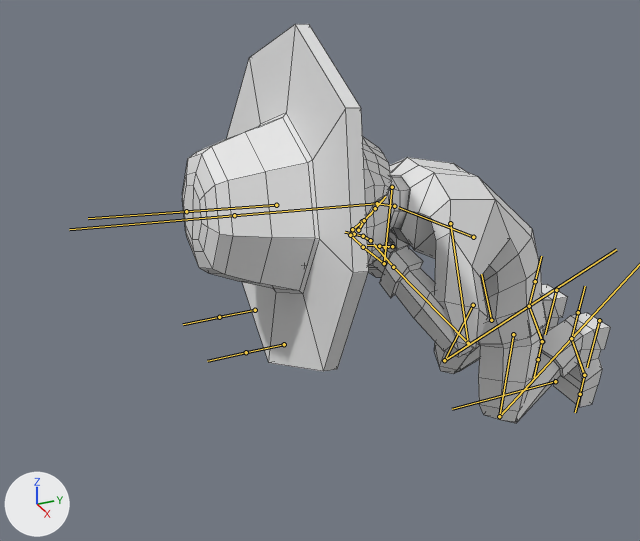
The FBX model OutofLight/Assets/Graphics/PlayerCharacter/Dave.fbx as it was, and as the next commit left it.
One viewpoint serves both versions: a 50 mm lens placed at (1.628, -1.437, 1.274), pointed at (-0.026, -0.693, 0.447). Arrows for +X, +Y and +Z are at lower left; the lights stay in place. Both versions are drawn at frame 70 of the action 'Armature|Death1'; the numbers are the values there. The bones that bend it are drawn over the model as lines. Mesh edges are drawn as thin lines.

In view in the first picture: 'Character'.
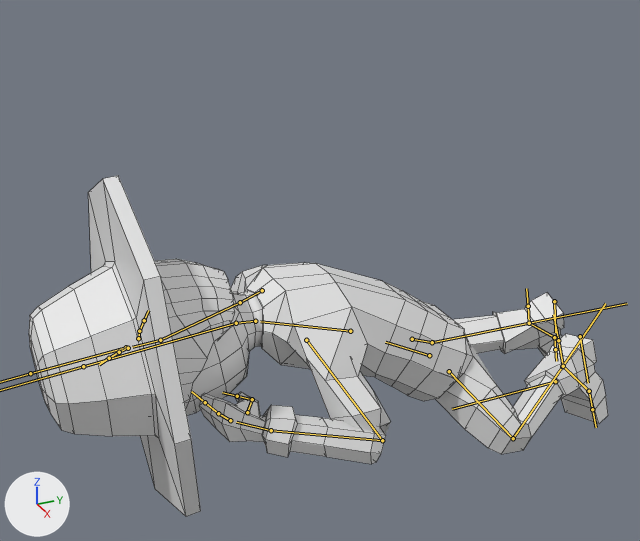
Location of each change, [x1, y1, x2, y2] in pixels of the pictures (640 x 541 px):
'Character', posed (35% wider, 15% shorter): before [182, 24, 611, 423]; after [29, 176, 608, 517]
bone 'Hat', root to tip: before (276, 205) to (186, 211); after (126, 347) to (30, 373)
bone 'Torso', root to tip: before (491, 320) to (481, 274); after (429, 355) to (385, 342)
bone 'Chest', root to tip: before (473, 237) to (398, 207); after (350, 331) to (260, 321)
bone 'Upper Arm.L', root to tip: before (450, 223) to (468, 343); after (306, 340) to (382, 440)
bone 'Lower Arm.L', root to tip: before (468, 343) to (393, 267); after (382, 440) to (271, 430)
bone 'Upper Arm.R', root to tip: before (392, 187) to (384, 263); after (262, 290) to (240, 302)
bone 'Lower Arm.R', root to tip: before (384, 263) to (363, 247); after (240, 302) to (160, 340)
bone 'Upper Leg.L', root to tip: before (513, 334) to (499, 416); after (449, 371) to (513, 438)
bone 'Lower Leg.L', root to tip: before (499, 416) to (571, 338); after (513, 438) to (562, 366)
bone 'Upper Leg.R', root to tip: before (473, 305) to (444, 360); after (412, 339) to (432, 342)
bone 'Lower Leg.R', root to tip: before (444, 360) to (529, 306); after (432, 342) to (529, 323)
bone 'Leg Control.L', root to tip: before (599, 320) to (587, 367); after (580, 336) to (588, 383)
bone 'Leg Control.R', root to tip: before (556, 290) to (545, 334); after (554, 301) to (555, 332)

The edits, one by one:
Bone 'Hat' (bone_hat) moves from (0.01, -7.03, 8.01) to (0.01, -9.64, 11.39).
Bone 'Hat' (bone_hat) turns from (85, 0, 0) to (95, 0, 0) degrees about its own x, y and z.
Bone 'Torso' (bone_torso) moves from (-0.02, -3.06, -2.52) to (-0.02, -3.55, -4.31).
Bone 'Torso' (bone_torso) turns from (-14, 0, 0) to (-58, 0, 0) degrees about its own x, y and z.
Bone 'Chest' (bone_chest) turns from (51, 0, 0) to (16, 0, 0) degrees about its own x, y and z.
Bone 'Upper Arm.L' (bone_upper_arm_l) turns from (-8, 79, -71) to (-20, 118, -57) degrees about its own x, y and z.
Bone 'Lower Arm.L' (bone_lower_arm_l) turns from (137, 26, -2) to (180, 25, -32) degrees about its own x, y and z.
Bone 'Upper Arm.R' (bone_upper_arm_r) turns from (-10, 31, 52) to (32, 29, 60) degrees about its own x, y and z.
Bone 'Lower Arm.R' (bone_lower_arm_r) turns from (-11, 25, 119) to (31, 48, 102) degrees about its own x, y and z.
Bone 'Upper Leg.L' (bone_upper_leg_l) turns from (23, -2, 8) to (20, -44, 33) degrees about its own x, y and z.
Bone 'Lower Leg.L' (bone_lower_leg_l) turns from (131, 0, 0) to (91, -1, 0) degrees about its own x, y and z.
Bone 'Upper Leg.R' (bone_upper_leg_r) turns from (19, 8, -19) to (5, 45, -32) degrees about its own x, y and z.
Bone 'Lower Leg.R' (bone_lower_leg_r) turns from (130, 0, 0) to (68, 0, 0) degrees about its own x, y and z.
Bone 'Leg Control.L' (bone_leg_control_l) moves from (-0.03, 0.28, 2.22) to (-0.03, 0.85, 1.88).
Bone 'Leg Control.L' (bone_leg_control_l) turns from (-82, 0, 0) to (-99, 12, 11) degrees about its own x, y and z.
Bone 'Leg Control.R' (bone_leg_control_r) moves from (0.0, 0.26, 2.3) to (0.0, 0.28, 1.95).
Bone 'Leg Control.R' (bone_leg_control_r) turns from (-81, 0, 0) to (-109, -16, -3) degrees about its own x, y and z.
